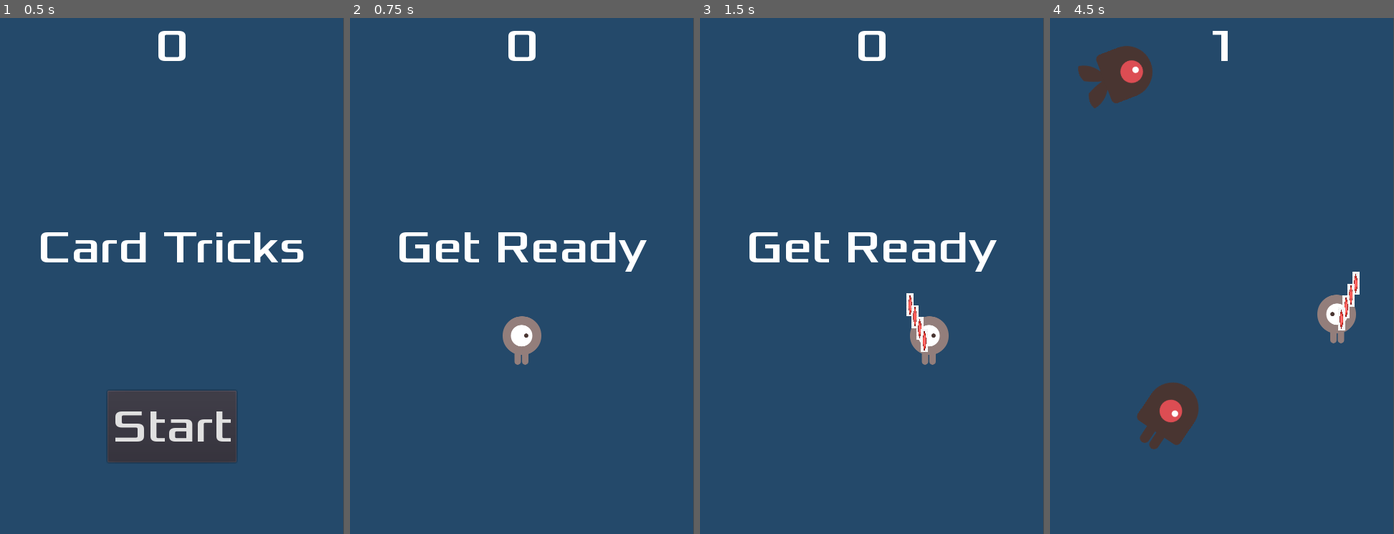
Above: before the commit, frames 1-4 (left to right).
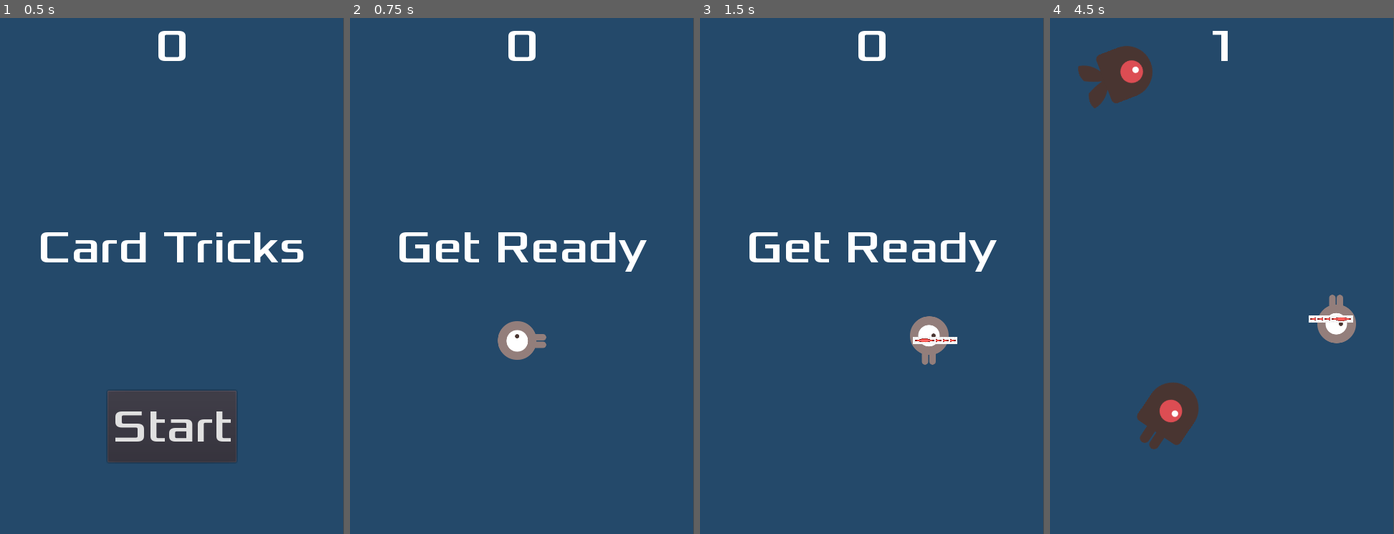
Above: after the commit, the same moments.

Repository: brazenchessplayr/card_tricks
Game: Godot game, scene res://Main.tscn
The game is run twice, just before and just after one commit, with the same random seed, the same clock (stepped at 60 frames per second) and the same inputs.
Inputs (mouse positions are in pixels of both pictures, inside the frame that each line leads up to):
- Up to frame 1 (0.5 s): no input
- Up to frame 2 (0.75 s): click "Start" at 0.5 s
- Up to frame 3 (1.5 s): tap Enter at 1.25 s; move the mouse to (947, 250) at 1.27 s; hold Right (ui_right) from 1.28 s (still down); click (947, 250) at 1.42 s
- Up to frame 4 (4.5 s): move the mouse to (1153, 301) at 2.02 s; release Right (ui_right) at 2.03 s; hold Down (ui_down) 2.03-2.78 s; click (1153, 301) at 2.17 s; move the mouse to (1256, 162) at 2.77 s; hold Right (ui_right) 2.78-3.53 s; click (1256, 162) at 2.92 s; move the mouse to (1204, 379) at 3.52 s; hold Up (ui_up) 3.53-4.28 s; click (1204, 379) at 3.67 s; move the mouse to (1325, 353) at 4.27 s; hold Left (ui_left) from 4.28 s (still down); click (1325, 353) at 4.42 s

Frame 1 is identical in both runs. In frame 2, 0.5% of the frame differs, in the area x 42-58%, y 57-68%; in frame 3, 0.4%; in frame 4, 0.8%, in the area x 75-90%, y 49-64%.

Commit message:
Player can move and shoot in four different directions

Diff:
--- a/Player.gd
+++ b/Player.gd
@@ -6,6 +6,8 @@
 export var speed = 400
 var screen_size
 onready var bullet_node = get_node("BulletContainer")
+
+var direction = PI * 1.5
 
 func _ready():
 	screen_size = get_viewport_rect().size
@@ -16,12 +18,16 @@
 	var velocity = Vector2()  # The player's movement vector.
 	if Input.is_action_pressed("ui_right"):
 		velocity.x += 1
+		direction = 0
 	if Input.is_action_pressed("ui_left"):
 		velocity.x -= 1
+		direction = PI
 	if Input.is_action_pressed("ui_down"):
 		velocity.y += 1
+		direction = PI / 2
 	if Input.is_action_pressed("ui_up"):
 		velocity.y -= 1
+		direction = PI * 1.5
 	if velocity.length() > 0:
 		velocity = velocity.normalized() * speed
 		$AnimatedSprite.play()
@@ -34,6 +40,7 @@
 	position += velocity * delta
 	position.x = clamp(position.x, 0, screen_size.x)
 	position.y = clamp(position.y, 0, screen_size.y)
+	set_rotation(direction)
 
 	if velocity.x != 0:
 		$AnimatedSprite.animation = "walk"
@@ -57,4 +64,4 @@
 func shoot():
 	var bullet = Bullet.instance()
 	bullet_node.add_child(bullet)
-	bullet.start_at(get_position())
+	bullet.start_at(get_position(), get_rotation())
